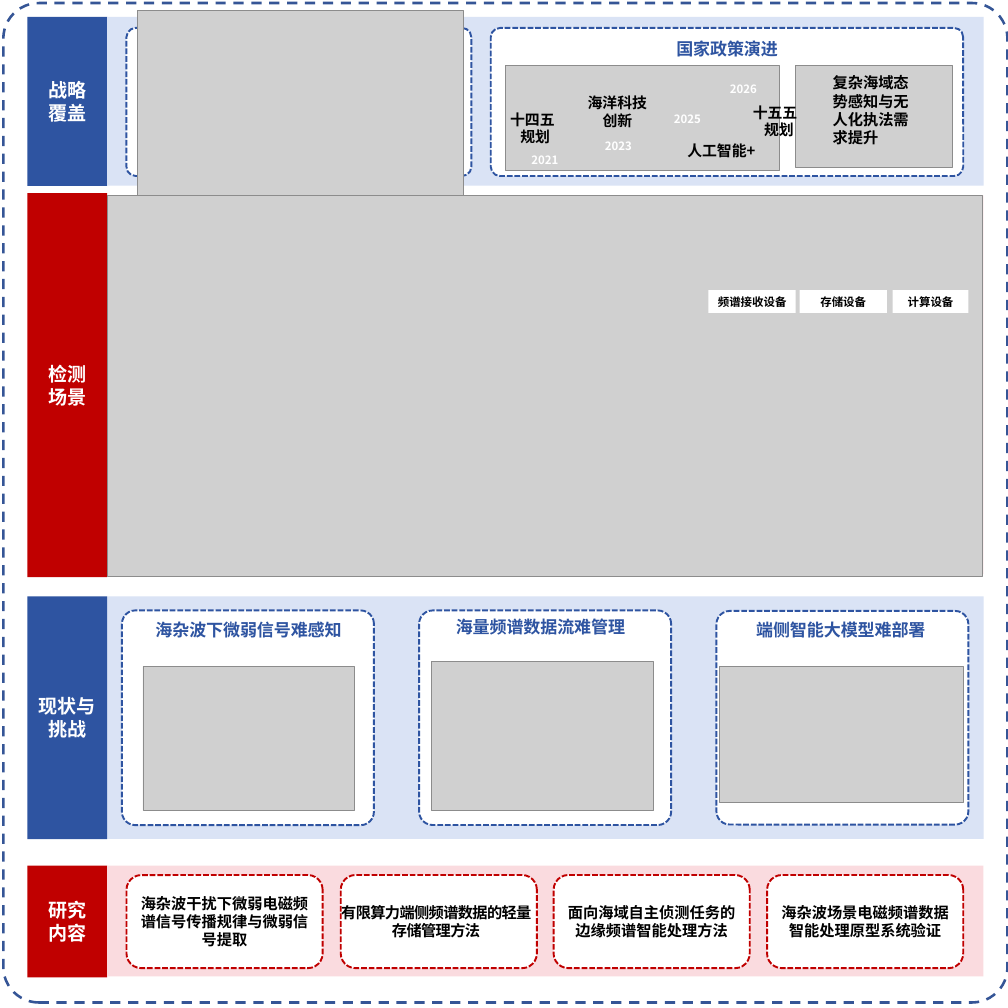
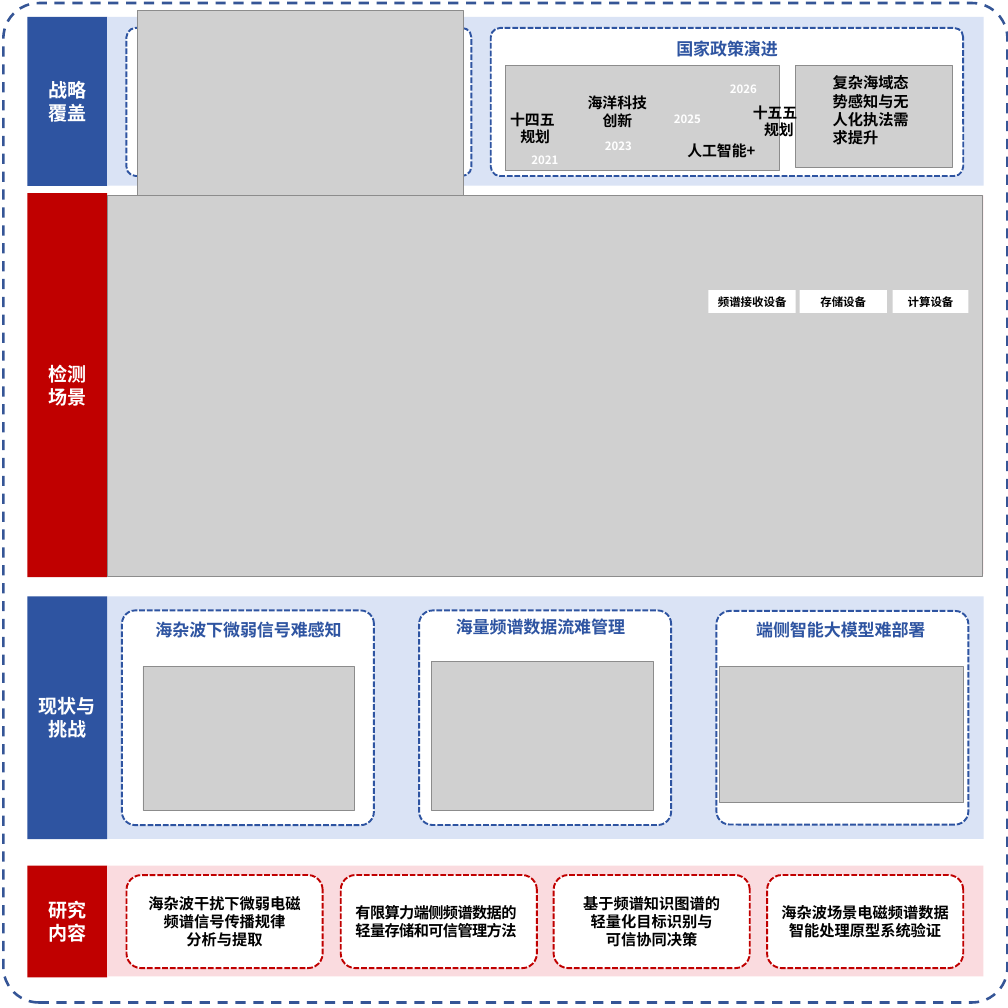
Before and after one commit to yeshu8zpf/NSFC_MCI, a slide deck: slide 1 of 军民融合/ppt/研究意义.pptx. Drawn at 1008x1008 pixels with LibreOffice and Linux fonts; fonts in the diff are those of the drawing; grey boxes stand for pictures. Boxes give left, top, right and bottom in pixels: in the first picture for what was removed or moved away, otherwise in the second. Text is boxed around its words. In the diff, an @@ line names an element or a change of style, - is before the commit and + after.

```diff
--- a/军民融合/ppt/研究意义.pptx
+++ b/军民融合/ppt/研究意义.pptx
@@ text in rounded rectangle at bbox=[148, 896, 300, 947]: text changed @@
-海杂波干扰下微弱电磁频谱信号传播规律与微弱信号提取
+海杂波干扰下微弱电磁
+频谱信号传播规律
+分析与提取
@@ text in rounded rectangle at bbox=[583, 896, 720, 947]: text changed @@
-面向海域自主侦测任务的边缘频谱智能处理方法
+基于频谱知识图谱的
+轻量化目标识别与
+可信协同决策
@@ text at bbox=[355, 903, 516, 938]: text changed @@
-有限算力端侧频谱数据的轻量存储管理方法
+有限算力端侧频谱数据的
+轻量存储和可信管理方法
```
Also in this commit, not shown: 4 other files.
